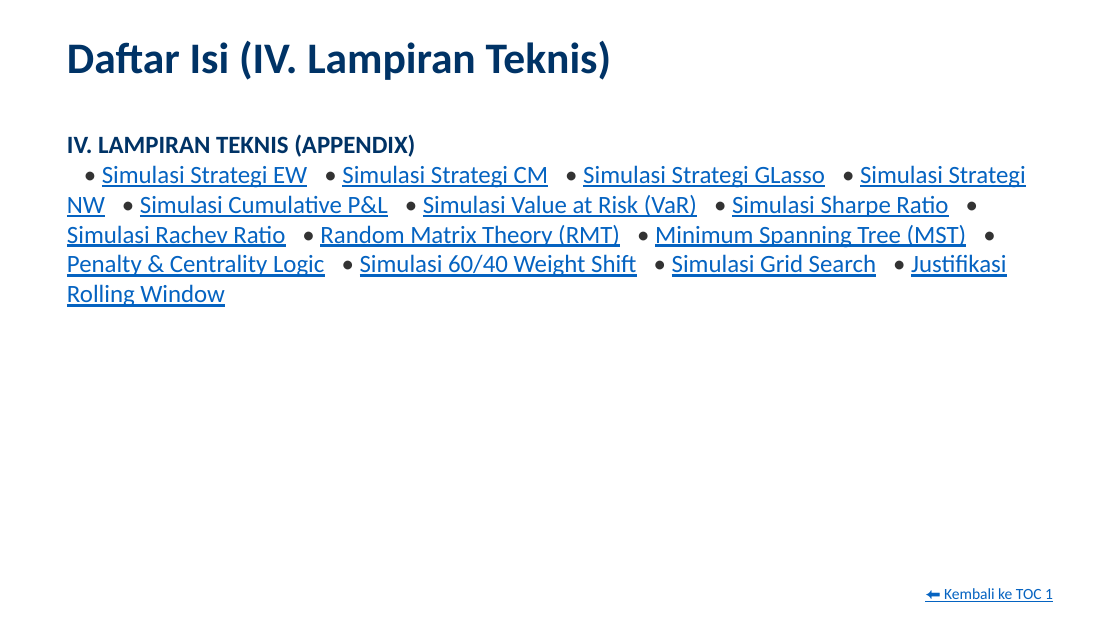
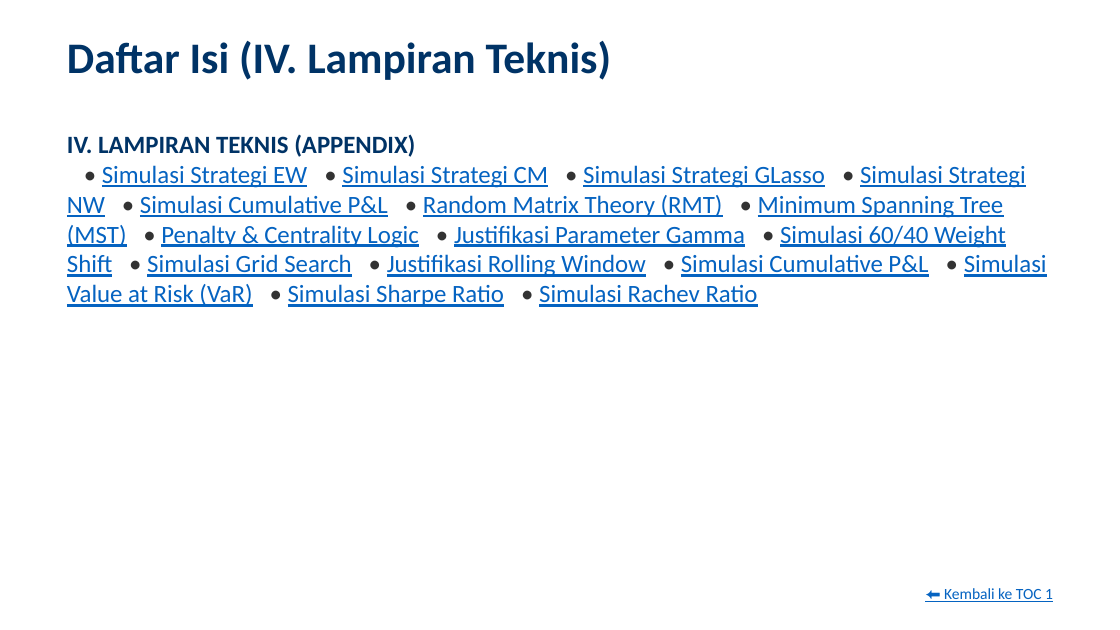
Before and after one commit to ragilrojo/RepoThesis, a slide deck: slide 3 of Presentasi_Proposal_Update.pptx. Drawn at 1120x630 pixels with LibreOffice and Linux fonts; fonts in the diff are those of the drawing. Boxes give left, top, right and bottom in pixels: in the first picture for what was removed or moved away, otherwise in the second. Text is boxed around its words. In the diff, an @@ line names an element or a change of style, - is before the commit and + after.

Commit message:
feat: add Gamma parameter justification slide and update TOC 2

```diff
--- a/Presentasi_Proposal_Update.pptx
+++ b/Presentasi_Proposal_Update.pptx
@@ text at (67, 165, 1047, 307): text changed @@
-• Simulasi Strategi EW • Simulasi Strategi CM • Simulasi Strategi GLasso • Simulasi Strategi NW • Simulasi Cumulative P&L • Simulasi Value at Risk (VaR) • Simulasi Sharpe Ratio • Simulasi Rachev Ratio • Random Matrix Theory (RMT) • Minimum Spanning Tree (MST) • Penalty & Centrality Logic • Simulasi 60/40 Weight Shift • Simulasi Grid Search • Justifikasi Rolling Window
+• Simulasi Strategi EW • Simulasi Strategi CM • Simulasi Strategi GLasso • Simulasi Strategi NW • Simulasi Cumulative P&L • Random Matrix Theory (RMT) • Minimum Spanning Tree (MST) • Penalty & Centrality Logic • Justifikasi Parameter Gamma • Simulasi 60/40 Weight Shift • Simulasi Grid Search • Justifikasi Rolling Window • Simulasi Cumulative P&L • Simulasi Value at Risk (VaR) • Simulasi Sharpe Ratio • Simulasi Rachev Ratio
```
Also in this commit, not shown: 1 slide added, 1 other file.
